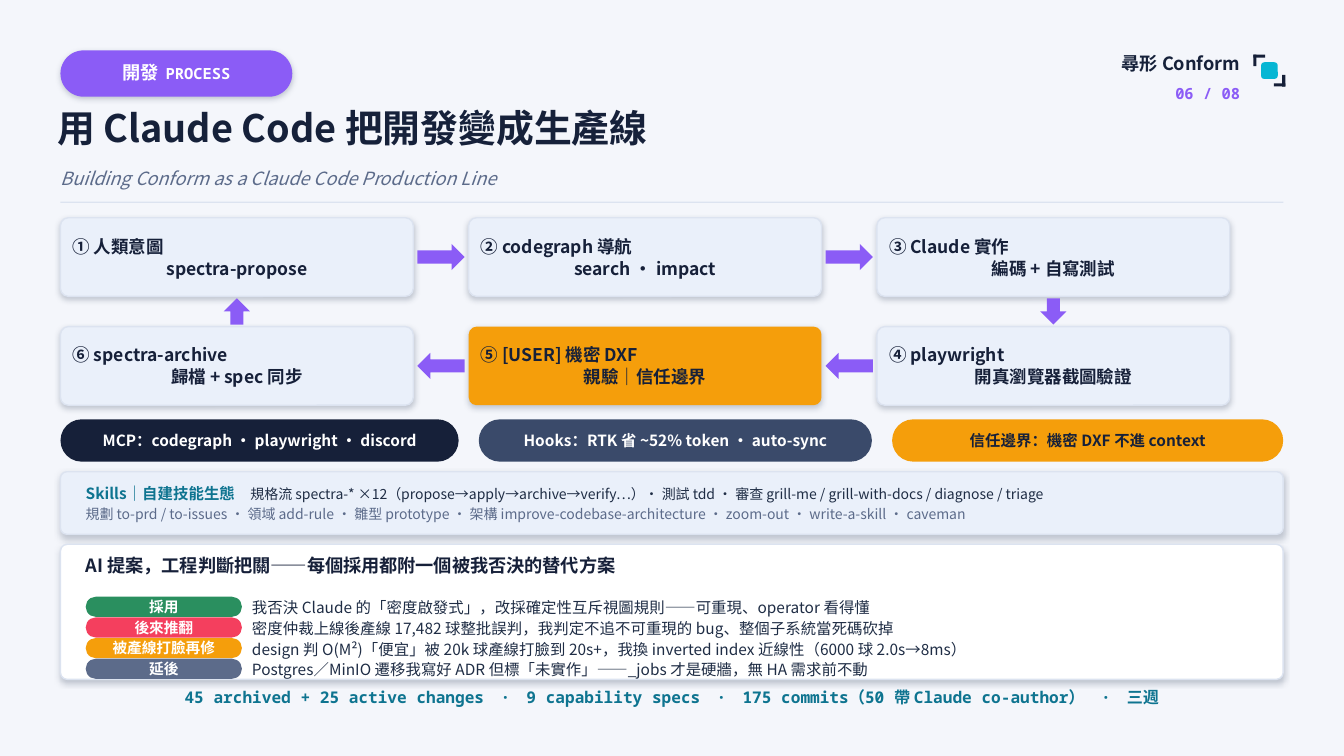
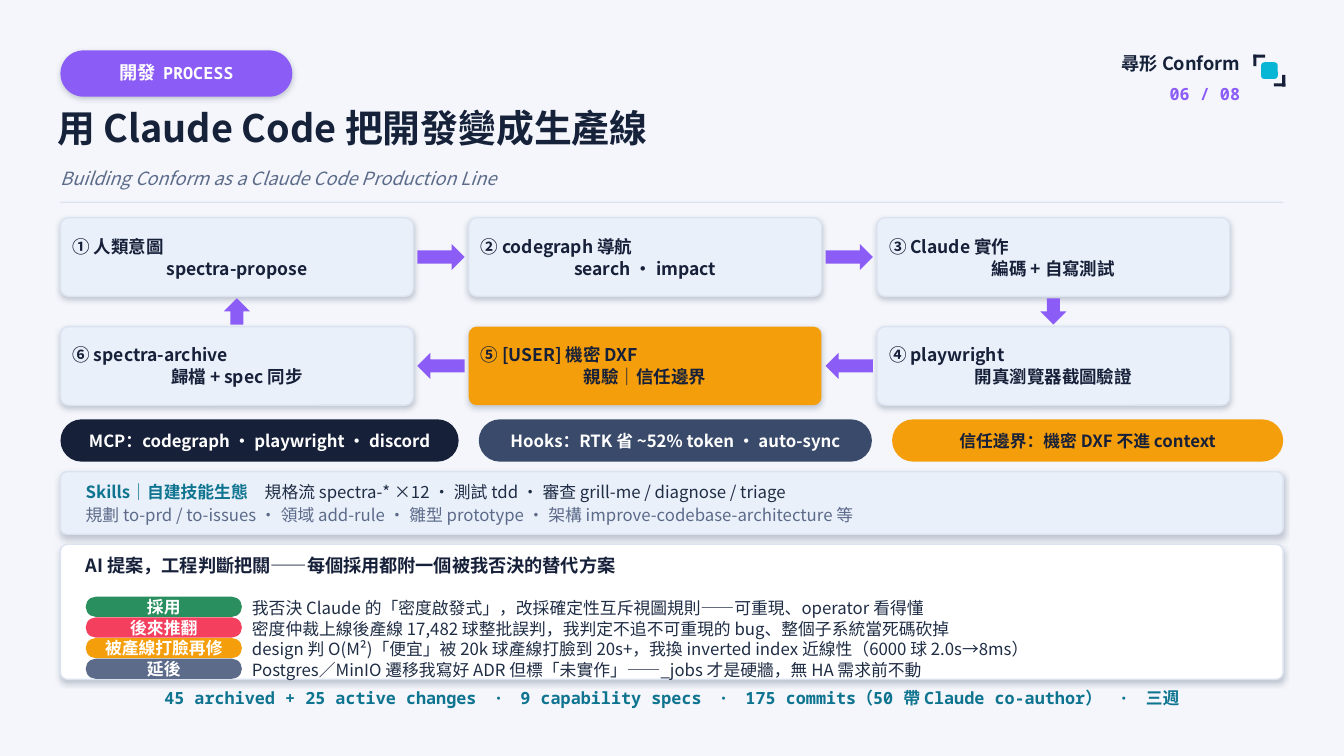
Before and after one commit to yiting-tom/SMDR2, a slide deck: slide 6 of competition/尋形Conform_競賽簡報.pptx. Drawn at 1344x756 pixels with LibreOffice and Linux fonts; fonts in the diff are those of the drawing. Boxes give left, top, right and bottom in pixels: in the first picture for what was removed or moved away, otherwise in the second. Text is boxed around its words. In the diff, an @@ line names an element or a change of style, - is before the commit and + after.

```diff
--- a/competition/尋形Conform_競賽簡報.pptx
+++ b/competition/尋形Conform_競賽簡報.pptx
@@ text "開發 PROCESS" at (119, 61, 234, 85): size 11 to 12 pt in "PROCESS" @@
@@ text at (86, 483, 853, 525): text changed; size 10 to 12 pt @@
-Skills｜自建技能生態 規格流 spectra-* ×12（propose→apply→archive→verify…）· 測試 tdd · 審查 grill-me / grill-with-docs / diagnose / triage
-規劃 to-prd / to-issues · 領域 add-rule · 雛型 prototype · 架構 improve-codebase-architecture · zoom-out · write-a-skill · caveman
+Skills｜自建技能生態 規格流 spectra-* ×12 · 測試 tdd · 審查 grill-me / diagnose / triage
+規劃 to-prd / to-issues · 領域 add-rule · 雛型 prototype · 架構 improve-codebase-architecture 等
@@ size 10.5 to 12 pt in 4 elements at (147, 596, 181, 618), (130, 618, 197, 639), (105, 637, 223, 659), (147, 658, 181, 680) @@
@@ size 11 to 12 pt in 8 elements at (1170, 88, 1240, 100), (89, 433, 430, 451), (510, 433, 840, 451), (959, 432, 1216, 449), (252, 599, 923, 618), (252, 621, 950, 639), (252, 638, 1029, 659), (252, 661, 921, 681) @@
@@ text "45 archived + 25 active ..." at (164, 689, 1180, 708): size 11.5 to 12 pt @@
```
Also in this commit, not shown: 9 other slides changed, 2 other files.
